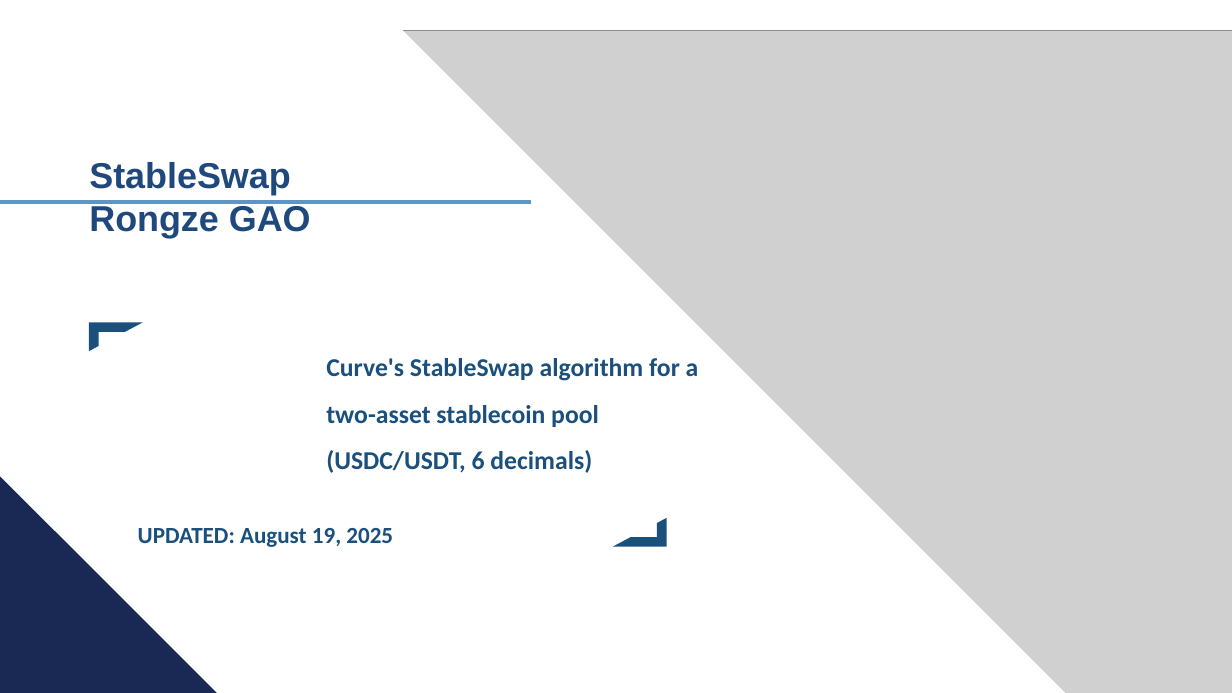
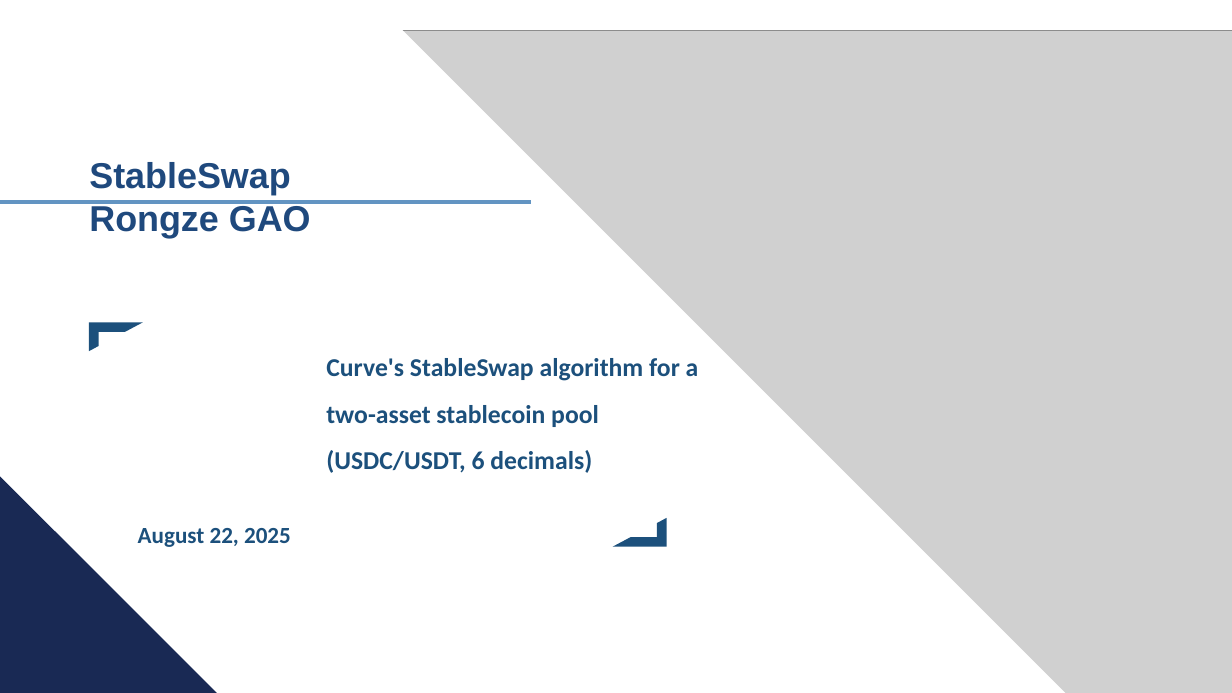
Before and after one commit to zeron-G/Rust-Developer-Test-Assignment_StableSwap-Implementation, a slide deck: slide 1 of swap.pptx. Drawn at 1232x693 pixels with LibreOffice and Linux fonts; fonts in the diff are those of the drawing; grey boxes stand for pictures. Boxes give left, top, right and bottom in pixels: in the first picture for what was removed or moved away, otherwise in the second. Text is boxed around its words. In the diff, an @@ line names an element or a change of style, - is before the commit and + after.

```diff
--- a/swap.pptx
+++ b/swap.pptx
@@ text at bbox=[138, 528, 291, 547]: text changed @@
-UPDATED: August 19, 2025
+August 22, 2025
```
Also in this commit, not shown: 6 other slides changed, 2 other files.
